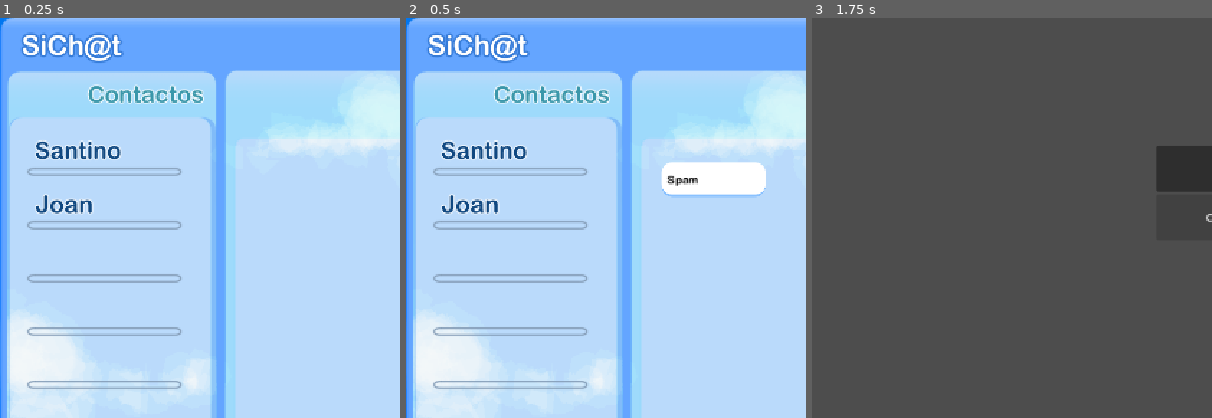
Above: before the commit, frames 1-3 (left to right).
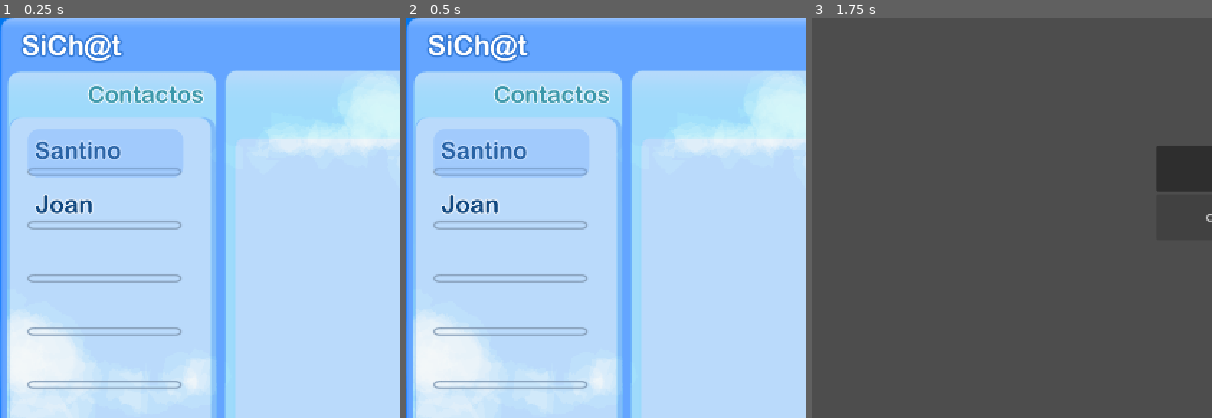
Above: after the commit, the same moments.

Repository: ParmindSane/WGJ2026
Game: Godot game, scene res://chatApp/chat.tscn
Two runs of this game, one before a commit and one after it. Both use one fixed random seed, a clock stepped at 60 frames per second and the inputs below.
Inputs (mouse positions are % of the whole screen's width and height, from its top left):
- Up to frame 1 (0.25 s): no input
- Up to frame 2 (0.5 s): no input
- Up to frame 3 (1.75 s): click (97, 3) at 0.5 s; click "Créditos" at 1.25 s
The pictures show only the part of the screen within x 0-50%, y 0-50%; the shares and areas given below are measured in that part.

The runs differ from the first frame. In frame 1, 3.7% of the frame differs, in the area x 7-46%, y 28-40%; in frame 2, 6.0%, in the area x 7-90%, y 28-45%; in frame 3, nothing differs.

Commit message:
switch chats

Diff:
--- /dev/null
+++ b/chatApp/buttPerfil.tres
@@ -0,0 +1,8 @@
+[gd_resource type="StyleBoxFlat" format=3 uid="uid://du02jguglm2v2"]
+
+[resource]
+bg_color = Color(0.39, 0.6441667, 1, 0.29411766)
+corner_radius_top_left = 16
+corner_radius_top_right = 16
+corner_radius_bottom_right = 16
+corner_radius_bottom_left = 16
--- a/chatApp/chat.tscn
+++ b/chatApp/chat.tscn
@@ -2,8 +2,9 @@
 
 [ext_resource type="Script" uid="uid://dpku6e4f14sfb" path="res://mensajes/mensajes.gd" id="1_i3wff"]
 [ext_resource type="Texture2D" uid="uid://biqfvx6fmikak" path="res://chatApp/assets/imagenes/UI-bg.png" id="1_m8vcb"]
+[ext_resource type="Script" uid="uid://pnowemy2yj4m" path="res://chatApp/perfiles.gd" id="2_gl1uv"]
 [ext_resource type="Script" uid="uid://nb4l1ksvvt0g" path="res://mensajes/opciones.gd" id="2_i3wff"]
-[ext_resource type="PackedScene" uid="uid://ddkfme812poeb" path="res://menu/menu.tscn" id="3_nst8m"]
+[ext_resource type="StyleBox" uid="uid://du02jguglm2v2" path="res://chatApp/buttPerfil.tres" id="3_gl1uv"]
 [ext_resource type="Script" uid="uid://dk566m5b23sak" path="res://popUps/pop_ups.gd" id="4_xuhkm"]
 [ext_resource type="AudioStream" uid="uid://l5y7cx8w64bh" path="res://chatApp/assets/sonidos/respuestas1.ogg" id="5_12a36"]
 [ext_resource type="FontFile" uid="uid://d32h8ohgycswi" path="res://menu/arialroundedmtbold.ttf" id="5_gl1uv"]
@@ -13,6 +14,23 @@
 [ext_resource type="Texture2D" uid="uid://iqltbef7noh0" path="res://chatApp/assets/imagenes/UI-botoncerrar.png" id="7_j22gf"]
 [ext_resource type="Texture2D" uid="uid://bg8hig3poju2o" path="res://chatApp/assets/imagenes/UI-botoncerrar2.png" id="8_auibd"]
 [ext_resource type="AudioStream" uid="uid://4dxj2qorvrb6" path="res://chatApp/assets/sonidos/respuestas4.ogg" id="8_yebcd"]
+
+[sub_resource type="StyleBoxFlat" id="StyleBoxFlat_yebcd"]
+bg_color = Color(0.6, 0.6, 0.6, 0)
+
+[sub_resource type="StyleBoxFlat" id="StyleBoxFlat_gl1uv"]
+bg_color = Color(0.6, 0.7666667, 1, 0.29411766)
+corner_radius_top_left = 16
+corner_radius_top_right = 16
+corner_radius_bottom_right = 16
+corner_radius_bottom_left = 16
+
+[sub_resource type="StyleBoxFlat" id="StyleBoxFlat_lufvb"]
+bg_color = Color(0.6, 0.7666667, 1, 0.29411766)
+corner_radius_top_left = 16
+corner_radius_top_right = 16
+corner_radius_bottom_right = 16
+corner_radius_bottom_left = 16
 
 [sub_resource type="StyleBoxFlat" id="StyleBoxFlat_12a36"]
 content_margin_left = 8.0
@@ -63,26 +81,34 @@
 [node name="Musiquita" type="AudioStreamPlayer" parent="Fondo" unique_id=496487667]
 autoplay = true
 
-[node name="Perfiles" type="VBoxContainer" parent="." unique_id=1241352945]
-visible = false
-offset_left = 16.0
-offset_top = 144.0
-offset_right = 304.0
+[node name="Perfiles" type="VBoxContainer" parent="." unique_id=1241352945 node_paths=PackedStringArray("chatsControl", "butts")]
+offset_left = 40.0
+offset_top = 160.0
+offset_right = 264.0
 offset_bottom = 304.0
 size_flags_vertical = 3
+script = ExtResource("2_gl1uv")
+chatsControl = [NodePath("../chat1/ScrollContainer/MarginContainer/Mensajes"), NodePath("../chat2/ScrollContainer/MarginContainer/Mensajes")]
+butts = [NodePath("Button"), NodePath("Button2")]
 metadata/_edit_group_ = true
 
 [node name="Button" type="Button" parent="Perfiles" unique_id=969651375]
 layout_mode = 2
 size_flags_vertical = 3
-text = "chat 1"
-
-[node name="Button2" type="Button" parent="Perfiles" unique_id=2132299490]
-layout_mode = 2
-size_flags_vertical = 3
-text = "chat 2"
-
-[node name="chat1" type="CanvasLayer" parent="." unique_id=617141949]
+theme_override_styles/normal = SubResource("StyleBoxFlat_yebcd")
+theme_override_styles/pressed = ExtResource("3_gl1uv")
+theme_override_styles/hover = SubResource("StyleBoxFlat_gl1uv")
+theme_override_styles/hover_pressed = SubResource("StyleBoxFlat_lufvb")
+
+[node name="Button2" type="Button" parent="Perfiles" unique_id=1137470664]
+layout_mode = 2
+size_flags_vertical = 3
+theme_override_styles/normal = SubResource("StyleBoxFlat_yebcd")
+theme_override_styles/pressed = ExtResource("3_gl1uv")
+theme_override_styles/hover = SubResource("StyleBoxFlat_gl1uv")
+theme_override_styles/hover_pressed = SubResource("StyleBoxFlat_lufvb")
+
+[node name="chat1" type="Node2D" parent="." unique_id=2131170475]
 
 [node name="ScrollContainer" type="ScrollContainer" parent="chat1" unique_id=1634922461]
 offset_left = 336.0
@@ -102,13 +128,14 @@
 theme_override_constants/margin_right = 32
 theme_override_constants/margin_bottom = 32
 
-[node name="Mensajes" type="VBoxContainer" parent="chat1/ScrollContainer/MarginContainer" unique_id=1376293297 node_paths=PackedStringArray("opcionesNodo", "popUpsNodos", "scrollNodo")]
+[node name="Mensajes" type="VBoxContainer" parent="chat1/ScrollContainer/MarginContainer" unique_id=1376293297 node_paths=PackedStringArray("opcionesNodo", "popUpsNodos", "scrollNodo", "chatNodo")]
 layout_mode = 2
 size_flags_horizontal = 3
 script = ExtResource("1_i3wff")
 opcionesNodo = NodePath("../../../Opciones")
 popUpsNodos = NodePath("../../../PopUps")
 scrollNodo = NodePath("../..")
+chatNodo = NodePath("../../..")
 guion = "res://mensajes/mensajes1.txt"
 
 [node name="Opciones" type="VBoxContainer" parent="chat1" unique_id=435834509 node_paths=PackedStringArray("buttYes", "buttNo", "sonidos")]
@@ -121,7 +148,6 @@
 buttYes = NodePath("Yes")
 buttNo = NodePath("Nou")
 sonidos = NodePath("AudioStreamPlayer")
-badEnding = ExtResource("3_nst8m")
 metadata/_edit_group_ = true
 
 [node name="Yes" type="Button" parent="chat1/Opciones" unique_id=1028435532]
@@ -211,6 +237,137 @@
 offset_bottom = 677.3334
 nivel = 2
 
+[node name="chat2" type="Node2D" parent="." unique_id=1377035490]
+visible = false
+
+[node name="ScrollContainer" type="ScrollContainer" parent="chat2" unique_id=1021205608]
+offset_left = 336.0
+offset_top = 176.0
+offset_right = 904.0
+offset_bottom = 840.0
+follow_focus = true
+horizontal_scroll_mode = 0
+vertical_scroll_mode = 2
+
+[node name="MarginContainer" type="MarginContainer" parent="chat2/ScrollContainer" unique_id=717494992]
+layout_mode = 2
+size_flags_horizontal = 3
+size_flags_vertical = 3
+theme_override_constants/margin_left = 32
+theme_override_constants/margin_top = 32
+theme_override_constants/margin_right = 32
+theme_override_constants/margin_bottom = 32
+
+[node name="Mensajes" type="VBoxContainer" parent="chat2/ScrollContainer/MarginContainer" unique_id=774825095 node_paths=PackedStringArray("opcionesNodo", "popUpsNodos", "scrollNodo", "chatNodo")]
+layout_mode = 2
+size_flags_horizontal = 3
+script = ExtResource("1_i3wff")
+opcionesNodo = NodePath("../../../Opciones")
+popUpsNodos = NodePath("../../../PopUps")
+scrollNodo = NodePath("../..")
+chatNodo = NodePath("../../..")
+guion = "res://mensajes/mensajes2.txt"
+
+[node name="Opciones" type="VBoxContainer" parent="chat2" unique_id=1861354407 node_paths=PackedStringArray("buttYes", "buttNo", "sonidos")]
+offset_left = 480.0
+offset_top = 880.0
+offset_right = 736.0
+offset_bottom = 1008.0
+size_flags_vertical = 3
+script = ExtResource("2_i3wff")
+buttYes = NodePath("Yes")
+buttNo = NodePath("Nou")
+sonidos = NodePath("AudioStreamPlayer")
+badEnding = 1
+metadata/_edit_group_ = true
+
+[node name="Yes" type="Button" parent="chat2/Opciones" unique_id=1197233659]
+layout_mode = 2
+size_flags_vertical = 3
+theme_override_colors/font_color = Color(0, 0, 0, 1)
+theme_override_colors/font_focus_color = Color(0, 0, 0, 1)
+theme_override_colors/font_pressed_color = Color(0, 0, 0, 1)
+theme_override_colors/font_hover_color = Color(0, 0, 0, 1)
+theme_override_colors/font_hover_pressed_color = Color(0, 0, 0, 1)
+theme_override_colors/font_disabled_color = Color(0, 0, 0, 1)
+theme_override_fonts/font = ExtResource("5_gl1uv")
+theme_override_styles/normal = ExtResource("5_q37u3")
+theme_override_styles/pressed = SubResource("StyleBoxFlat_12a36")
+theme_override_styles/hover = SubResource("StyleBoxFlat_q37u3")
+text = "opcion 1"
+
+[node name="Nou" type="Button" parent="chat2/Opciones" unique_id=336915165]
+layout_mode = 2
+size_flags_vertical = 3
+theme_override_colors/font_color = Color(0, 0, 0, 1)
+theme_override_colors/font_focus_color = Color(0, 0, 0, 1)
+theme_override_colors/font_pressed_color = Color(0, 0, 0, 1)
+theme_override_colors/font_hover_color = Color(0, 0, 0, 1)
+theme_override_colors/font_hover_pressed_color = Color(0, 0, 0, 1)
+theme_override_colors/font_disabled_color = Color(0, 0, 0, 1)
+theme_override_fonts/font = ExtResource("5_gl1uv")
+theme_override_styles/normal = ExtResource("5_q37u3")
+theme_override_styles/pressed = SubResource("StyleBoxFlat_12a36")
+theme_override_styles/hover = SubResource("StyleBoxFlat_q37u3")
+theme_override_styles/disabled = ExtResource("5_q37u3")
+text = "opcion 1"
+
+[node name="AudioStreamPlayer" type="AudioStreamPlayer" parent="chat2/Opciones" unique_id=889012033]
+stream = SubResource("AudioStreamRandomizer_12a36")
+volume_db = 10.0
+
+[node name="PopUps" type="Node2D" parent="chat2" unique_id=503870987 node_paths=PackedStringArray("opciones")]
+script = ExtResource("4_xuhkm")
+opciones = NodePath("../Opciones")
+
+[node name="PopUp" parent="chat2/PopUps" unique_id=300935196 instance=ExtResource("5_njpkb")]
+offset_left = 608.0
+offset_top = 512.0
+offset_right = 778.6667
+offset_bottom = 677.3334
+
+[node name="PopUp2" parent="chat2/PopUps" unique_id=480641654 instance=ExtResource("5_njpkb")]
+offset_left = 608.0
+offset_top = 512.0
+offset_right = 778.6667
+offset_bottom = 677.3334
+nivel = 1
+
+[node name="PopUp3" parent="chat2/PopUps" unique_id=1024671763 instance=ExtResource("5_njpkb")]
+offset_left = 608.0
+offset_top = 512.0
+offset_right = 778.6667
+offset_bottom = 677.3334
+nivel = 1
+
+[node name="PopUp4" parent="chat2/PopUps" unique_id=1576509877 instance=ExtResource("5_njpkb")]
+offset_left = 608.0
+offset_top = 512.0
+offset_right = 778.6667
+offset_bottom = 677.3334
+nivel = 1
+
+[node name="PopUp5" parent="chat2/PopUps" unique_id=1686323186 instance=ExtResource("5_njpkb")]
+offset_left = 608.0
+offset_top = 512.0
+offset_right = 778.6667
+offset_bottom = 677.3334
+nivel = 2
+
+[node name="PopUp6" parent="chat2/PopUps" unique_id=1340342157 instance=ExtResource("5_njpkb")]
+offset_left = 608.0
+offset_top = 512.0
+offset_right = 778.6667
+offset_bottom = 677.3334
+nivel = 2
+
+[node name="PopUp7" parent="chat2/PopUps" unique_id=592984881 instance=ExtResource("5_njpkb")]
+offset_left = 608.0
+offset_top = 512.0
+offset_right = 778.6667
+offset_bottom = 677.3334
+nivel = 2
+
 [node name="Cerrar" type="TextureButton" parent="." unique_id=288613811]
 offset_left = 1080.0
 offset_top = 8.0
--- /dev/null
+++ b/chatApp/perfiles.gd
@@ -0,0 +1,46 @@
+class_name Perfiles
+extends VBoxContainer
+
+@export var chatActivo := 0
+@export var chatsControl: Array[Mensajes]
+@onready var chats: Array[Node2D]
+
+@export var butts: Array[BaseButton]
+var buttStyle := preload("res://chatApp/buttPerfil.tres")
+var chatVisible := 0
+
+var final = preload("res://endings/endings.tscn")
+
+func _ready():
+	for c in chatsControl:
+		c.finDeChat.connect(finDeChat)
+		chats.push_back(c.chatNodo)
+
+	for b in butts:
+		var i = butts.find(b)
+		b.pressed.connect(switchChats.bind(i))
+
+	switchChats(0)
+	chatsControl[chatActivo].recibirMensajes()
+
+
+func finDeChat():
+	if chatActivo < chats.size():
+		chatActivo += 1
+
+		print(chatsControl[chatActivo])
+	else:
+		TheMaster.goToScene(final, TheMaster.finales.bueno)
+
+
+func switchChats(_i: int):
+	chatVisible = _i
+	for i in butts.size():
+		if i == chatVisible:
+			butts[i].add_theme_stylebox_override("normal", buttStyle)
+			chats[i].show()
+		else:
+			var s = buttStyle.duplicate()
+			s.bg_color = Color(0.0, 0.0, 0.0, 0.0)
+			butts[i].add_theme_stylebox_override("normal", s)
+			chats[i].hide()
--- /dev/null
+++ b/endings/endings.tscn
@@ -0,0 +1,3 @@
+[gd_scene format=3 uid="uid://lfxwpxwrpsdw"]
+
+[node name="Endings" type="Node2D" unique_id=926334577]
--- a/mensajes/mensajes.gd
+++ b/mensajes/mensajes.gd
@@ -12,8 +12,11 @@
 @export var popUpsNodos: PopUps
 
 @export var scrollNodo: ScrollContainer
+@export var chatNodo: Node2D
 
 @export_file("*.txt") var guion: String
+
+signal finDeChat
 
 func _ready():
 	opcionesNodo.dijoNo.connect(dijoNo)
@@ -35,7 +38,7 @@
 				mensajesDatos[-1].push_back({"izquierda": false, "delay": columnas[1], "texto": columnas[2]})
 	archivo.close()
 
-	recibirMensajes()
+	#recibirMensajes()
 
 
 func recibirMensajes():
@@ -52,6 +55,9 @@
 
 	if tanda < opciones.size():
 		opcionesNodo.setOpciones(opciones[tanda].yes, opciones[tanda].no, tanda)
+	else:
+		print("FIN DE CHAT")
+		finDeChat.emit()
 
 
 func dijoNo(_tanda: int):
--- a/mensajes/opciones.gd
+++ b/mensajes/opciones.gd
@@ -7,7 +7,8 @@
 
 @export var sonidos: AudioStreamPlayer
 
-@export var badEnding: PackedScene
+@export var badEnding: TheMaster.finales
+var finales := preload("res://endings/endings.tscn")
 
 func _ready():
 	buttYes.pressed.connect(goBadEnding)
@@ -27,7 +28,7 @@
 
 
 func goBadEnding():
-	get_tree().change_scene_to_packed(badEnding)
+	TheMaster.goToScene(finales, badEnding)
 
 
 signal dijoNo(id: String)
--- a/menu/theMaster.gd
+++ b/menu/theMaster.gd
@@ -16,7 +16,7 @@
 			c.pressed.connect(_play_sound)
 
 			if c.get_meta("buttSalir"):
-				c.pressed.connect(goToScene.bind(menu, 0))
+				c.pressed.connect(goToScene.bind(menu, finales.salir))
 
 		if child.get_child_count() > 0:
 			connect_buttons(child)
@@ -29,10 +29,16 @@
 	sonido.play()
 
 
-func goToScene(_escena: PackedScene, _final: int):
+enum finales {
+	malo1,
+	malo2,
+	bueno,
+	salir
+}
+func goToScene(_escena: PackedScene, _final: finales):
 	final = _final
 
-	if final == 0 && DisplayServer.window_get_mode() != DisplayServer.WINDOW_MODE_WINDOWED:
+	if final == finales.salir && DisplayServer.window_get_mode() != DisplayServer.WINDOW_MODE_WINDOWED:
 		DisplayServer.window_set_mode(DisplayServer.WINDOW_MODE_WINDOWED)
 	else:
 		get_tree().change_scene_to_packed(_escena)
Not shown, added: chatApp/perfiles.gd.uid
Not shown, added: mensajes/mensajes2.txt
